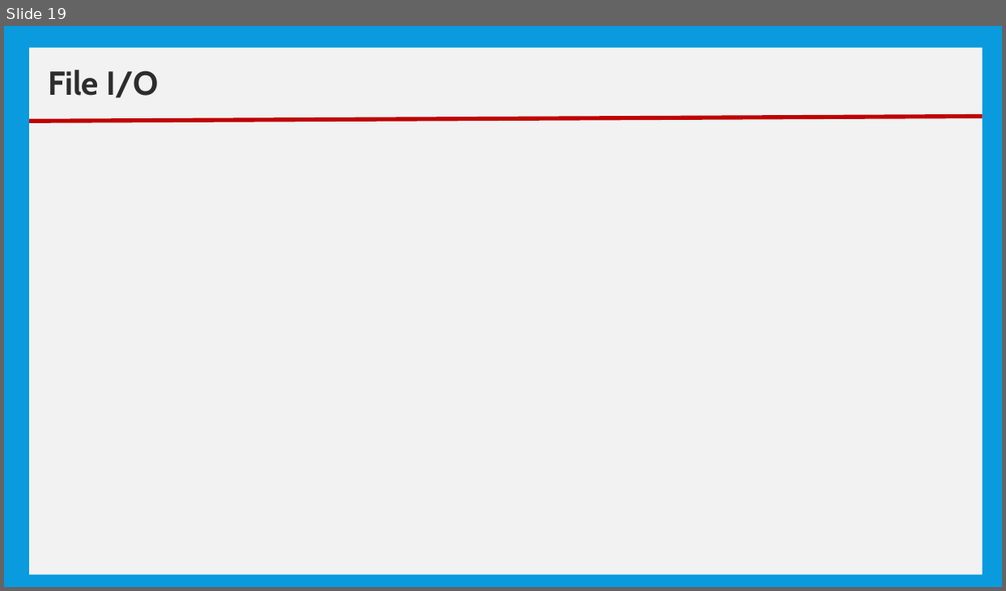
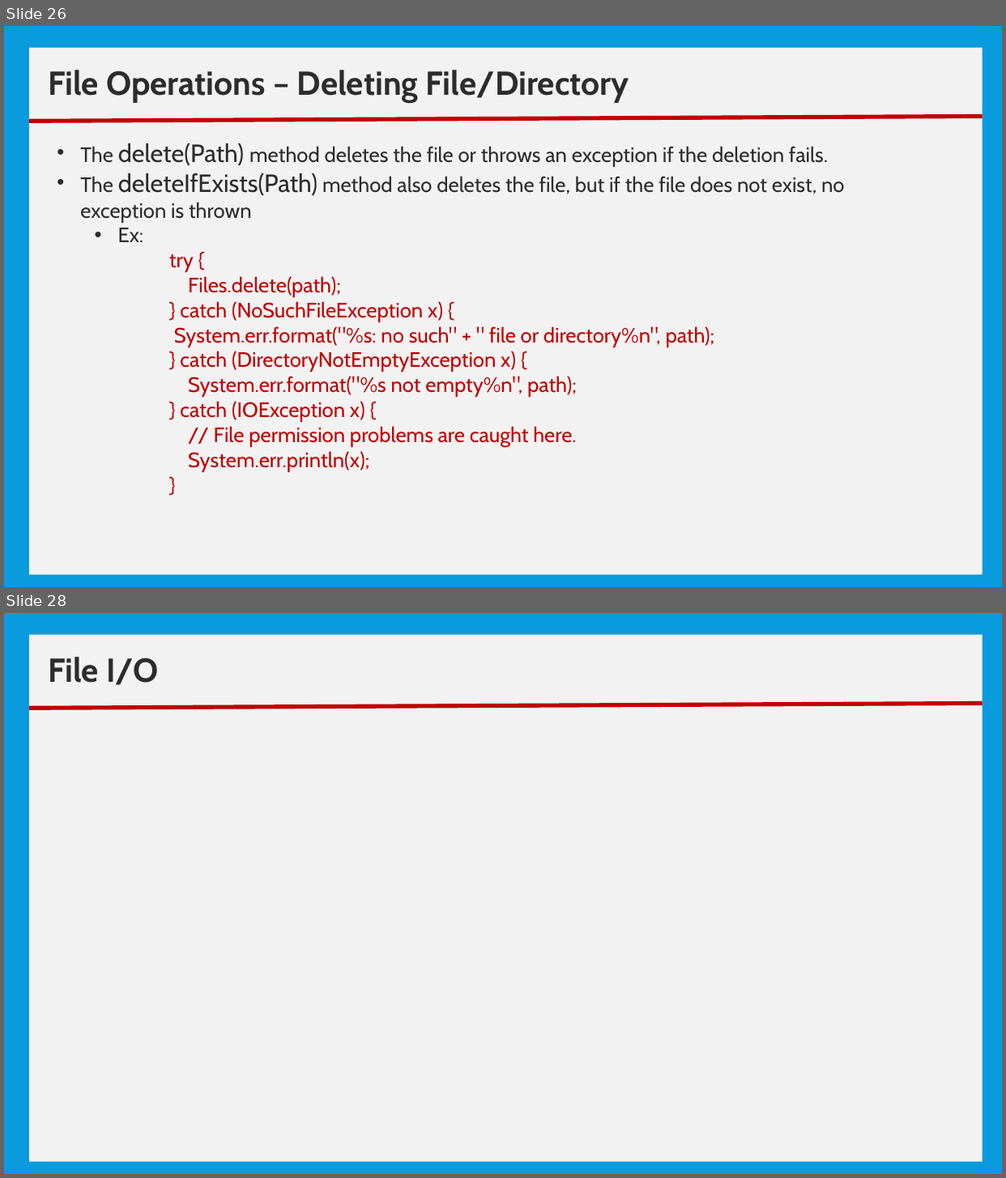
Before and after one commit to nmsgit1234/TechnicalDocs, a slide deck: training/core_java/10_Basic IO.pptx. Shown one above the other, each under a label of ours: slide 19 before the commit, slides 26 and 28 after it; the slides between them are not shown. The pictures are 1006x591 and 1006x1178 pixels, drawn with LibreOffice and Linux fonts; fonts in the diff are those of the drawing. Boxes give left, top, right and bottom in pixels: in the first picture for what was removed or moved away, otherwise in the second. Text is boxed around its words. In the diff, an @@ line names an element or a change of style, - is before the commit and + after.

```diff
--- a/training/core_java/10_Basic IO.pptx
+++ b/training/core_java/10_Basic IO.pptx
@@ slide 26 added at (4,26,1002,587), background #099BDD @@
@@ rectangle added at (29,48,982,575), fill #F2F2F2 @@
@@ text added at (48,70,629,102), 32 pt, text #2C2C2C, bold @@
+File Operations – Deleting File/Directory
@@ line added from (29, 121) to (982, 117), #C00000 4 pt @@
@@ text added at (80,143,845,472), 20 pt, text #C00000 @@
+• The delete(Path) method deletes the file or throws an exception if the deletion fails.
+• The deleteIfExists(Path) method also deletes the file, but if the file does not exist, no exception is thrown
+  • Ex:
+    try {
+    Files.delete(path);
+    } catch (NoSuchFileException x) {
+    System.err.format("%s: no such" + " file or directory%n", path);
+    } catch (DirectoryNotEmptyException x) {
+    System.err.format("%s not empty%n", path);
+    } catch (IOException x) {
+    // File permission problems are caught here.
+    System.err.println(x);
+    }
@@ what was slide 19 is now slide 28 @@
```
Also in this commit, not shown: 1 slide changed, 8 other slides added, 3 other files.
